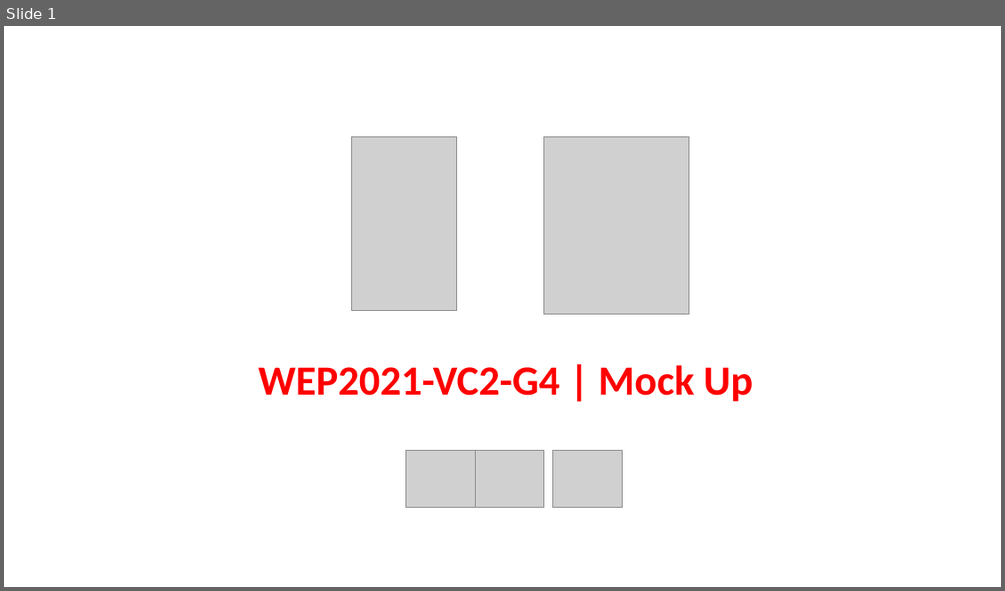
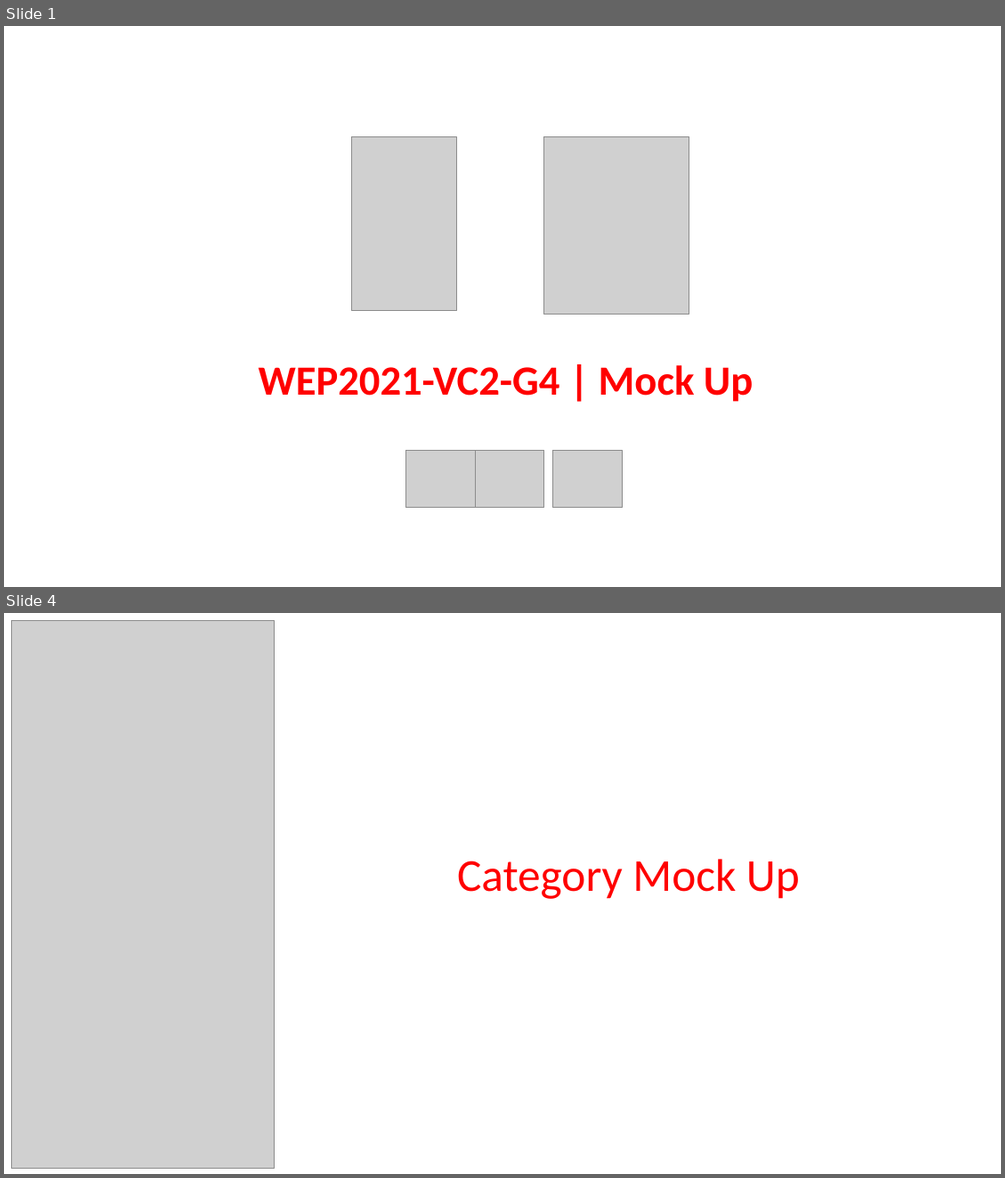
Before and after one commit to pnc-virtual-company/2021-G4-V2-PART1, a slide deck: docs/Mock_Up.pptx. Shown one above the other, each under a label of ours: slide 1 before the commit, slides 1 and 4 after it; the slides between them are not shown. The pictures are 1005x591 and 1005x1178 pixels, drawn with LibreOffice and Linux fonts; fonts in the diff are those of the drawing; grey boxes stand for pictures. Boxes give left, top, right and bottom in pixels: in the first picture for what was removed or moved away, otherwise in the second. Text is boxed around its words. In the diff, an @@ line names an element or a change of style, - is before the commit and + after.

Commit message:
#18 updated category mock up

```diff
--- a/docs/Mock_Up.pptx
+++ b/docs/Mock_Up.pptx
@@ slide 4 added at [4,613,1001,1174], background #FFFFFF @@
@@ picture added at [11,620,275,1167] @@
@@ text added at [457,859,800,899], 44 pt, text #FF0000 @@
+Category Mock Up
```
Also in this commit, not shown: 1 slide changed, 1 other slide added.
